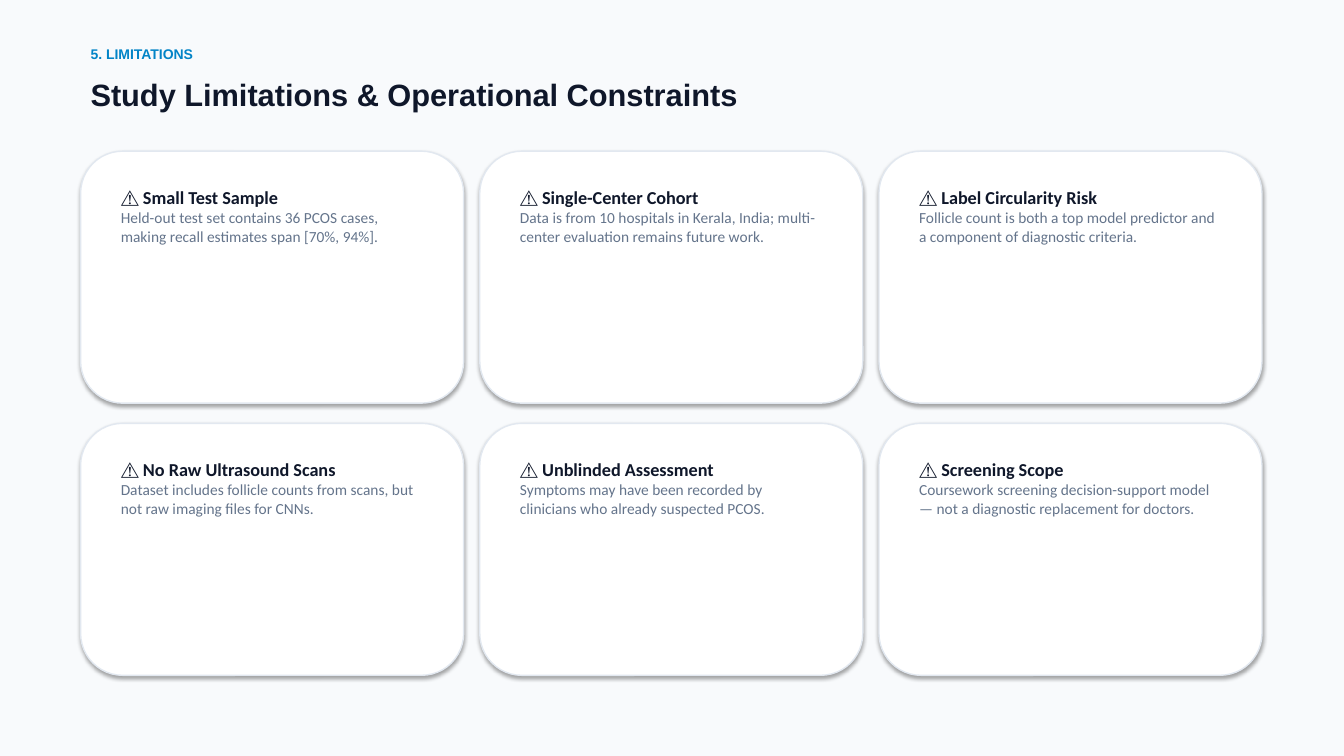
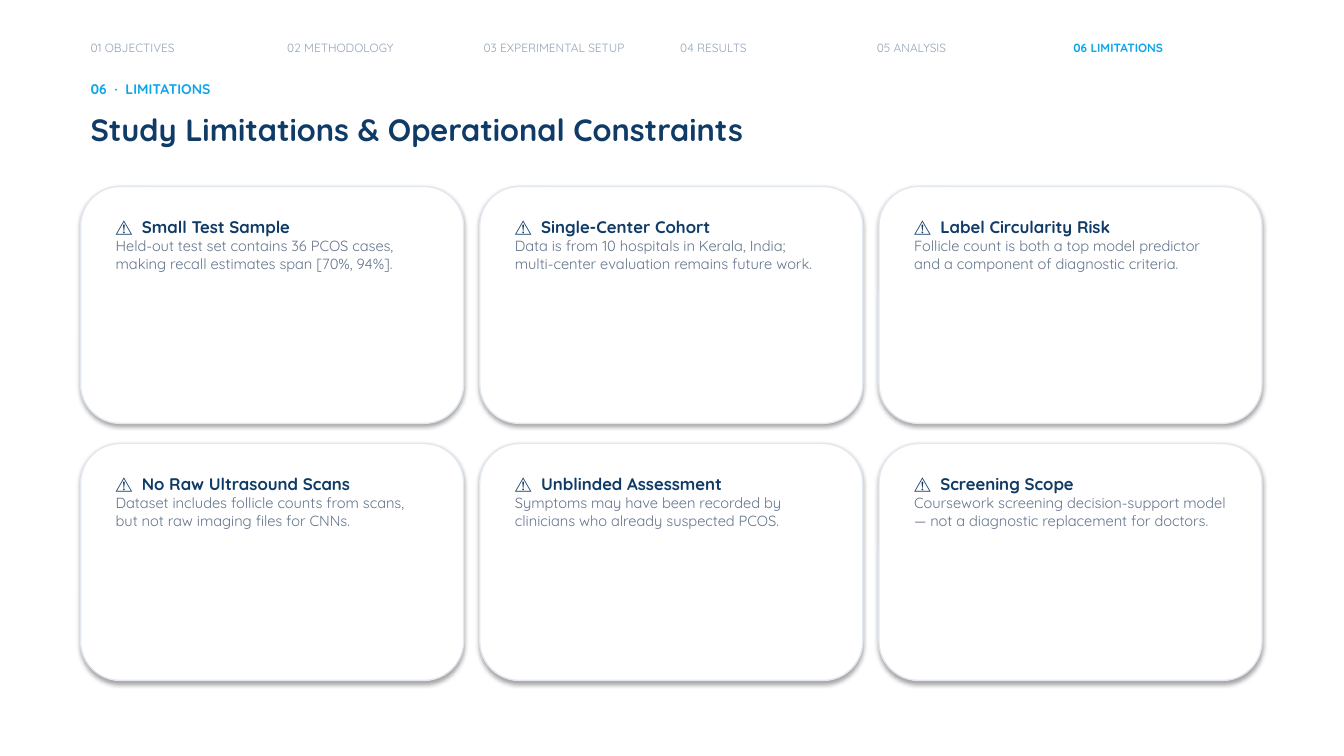
Before and after one commit to sunfi-x/pcos-ml-prediction, a slide deck: slide 9 of PCOS_ML_Project_Presentation_Professional.pptx. Drawn at 1344x756 pixels with LibreOffice and Linux fonts; fonts in the diff are those of the drawing. Boxes give left, top, right and bottom in pixels: in the first picture for what was removed or moved away, otherwise in the second. Text is boxed around its words. In the diff, an @@ line names an element or a change of style, - is before the commit and + after.

```diff
--- a/PCOS_ML_Project_Presentation_Professional.pptx
+++ b/PCOS_ML_Project_Presentation_Professional.pptx
@@ background #F8FAFC to #FFFFFF @@
@@ text added at <box>91,43,175,52</box>, 8.5 pt, text #94A3B8 @@
+01 OBJECTIVES
@@ text added at <box>287,43,393,52</box>, 8.5 pt, text #94A3B8 @@
+02 METHODOLOGY
@@ text added at <box>484,43,624,52</box>, 8.5 pt, text #94A3B8 @@
+03 EXPERIMENTAL SETUP
@@ text added at <box>680,43,746,52</box>, 8.5 pt, text #94A3B8 @@
+04 RESULTS
@@ text added at <box>877,43,947,52</box>, 8.5 pt, text #94A3B8 @@
+05 ANALYSIS
@@ text added at <box>1073,43,1164,52</box>, 8.5 pt, text #0EA5E9, bold @@
+06 LIMITATIONS
@@ text at <box>91,84,210,94</box>: text changed; font Arial to Quicksand; text colour #0284C7 to #0EA5E9 @@
-5. LIMITATIONS
+06 · LIMITATIONS
@@ text "Study Limitations & Operational Constraints": place and size @@
-text "Study Limitations & Operational Constraints" at <box>91,83,738,111</box>
+text "Study Limitations & Operational Constraints" at <box>91,118,743,147</box>
@@ text "Study Limitations & Operational Constraints" at <box>91,118,743,147</box>: font Arial to Quicksand, text colour #0F172A to #0F3B66 @@
@@ rounded rectangle: place and size @@
-rounded rectangle at <box>81,423,464,676</box>
+rounded rectangle at <box>81,187,464,423</box>
@@ rounded rectangle: place and size @@
-rounded rectangle at <box>480,423,863,676</box>
+rounded rectangle at <box>480,187,863,423</box>
@@ rounded rectangle: place and size @@
-rounded rectangle at <box>879,423,1262,676</box>
+rounded rectangle at <box>879,187,1262,423</box>
@@ text "⚠ Small Test Sample": place and size @@
-text "⚠ Small Test Sample" at <box>121,191,378,245</box>
+text "⚠ Small Test Sample" at <box>116,220,393,272</box>
@@ text "⚠ Small Test Sample" at <box>116,220,393,272</box>: size 13 to 12 pt, text colour #0F172A to #0F3B66 in "⚠ Small Test Sample"; font Calibri to Quicksand; size 11 to 10.5 pt in "Held-out test set contains 36 PCOS cases, ..." @@
@@ text "⚠ Single-Center Cohort": place and size @@
-text "⚠ Single-Center Cohort" at <box>520,191,815,242</box>
+text "⚠ Single-Center Cohort" at <box>515,220,812,269</box>
@@ text "⚠ Single-Center Cohort" at <box>515,220,812,269</box>: size 13 to 12 pt, text colour #0F172A to #0F3B66 in "⚠ Single-Center Cohort"; font Calibri to Quicksand; size 11 to 10.5 pt in "Data is from 10 hospitals in Kerala, ..." @@
@@ text "⚠ Label Circularity Risk": place and size @@
-text "⚠ Label Circularity Risk" at <box>919,191,1215,245</box>
+text "⚠ Label Circularity Risk" at <box>914,220,1200,272</box>
@@ text "⚠ Label Circularity Risk" at <box>914,220,1200,272</box>: size 13 to 12 pt, text colour #0F172A to #0F3B66 in "⚠ Label Circularity Risk"; font Calibri to Quicksand; size 11 to 10.5 pt in "Follicle count is both a top model ..." @@
@@ rounded rectangle: place and size @@
-rounded rectangle at <box>81,151,464,403</box>
+rounded rectangle at <box>81,444,464,681</box>
@@ rounded rectangle: place and size @@
-rounded rectangle at <box>480,151,863,403</box>
+rounded rectangle at <box>480,444,863,681</box>
@@ rounded rectangle: place and size @@
-rounded rectangle at <box>879,151,1262,403</box>
+rounded rectangle at <box>879,444,1262,681</box>
@@ text "⚠ No Raw Ultrasound Scans": place and size @@
-text "⚠ No Raw Ultrasound Scans" at <box>121,463,413,517</box>
+text "⚠ No Raw Ultrasound Scans" at <box>116,477,404,529</box>
@@ text "⚠ No Raw Ultrasound Scans" at <box>116,477,404,529</box>: size 13 to 12 pt, text colour #0F172A to #0F3B66 in "⚠ No Raw Ultrasound Scans"; font Calibri to Quicksand; size 11 to 10.5 pt in "Dataset includes follicle counts from scans, but ..." @@
@@ text "⚠ Unblinded Assessment": place and size @@
-text "⚠ Unblinded Assessment" at <box>520,463,764,517</box>
+text "⚠ Unblinded Assessment" at <box>515,477,781,529</box>
@@ text "⚠ Unblinded Assessment" at <box>515,477,781,529</box>: size 13 to 12 pt, text colour #0F172A to #0F3B66 in "⚠ Unblinded Assessment"; font Calibri to Quicksand; size 11 to 10.5 pt in "Symptoms may have been recorded by clinicians ..." @@
@@ text "⚠ Screening Scope": place and size @@
-text "⚠ Screening Scope" at <box>919,463,1210,517</box>
+text "⚠ Screening Scope" at <box>914,478,1225,529</box>
@@ text "⚠ Screening Scope" at <box>914,478,1225,529</box>: size 13 to 12 pt, text colour #0F172A to #0F3B66 in "⚠ Screening Scope"; font Calibri to Quicksand; size 11 to 10.5 pt in "Coursework screening decision-support model — not a ..." @@
```
Also in this commit, not shown: 9 other slides changed, 1 other file.
